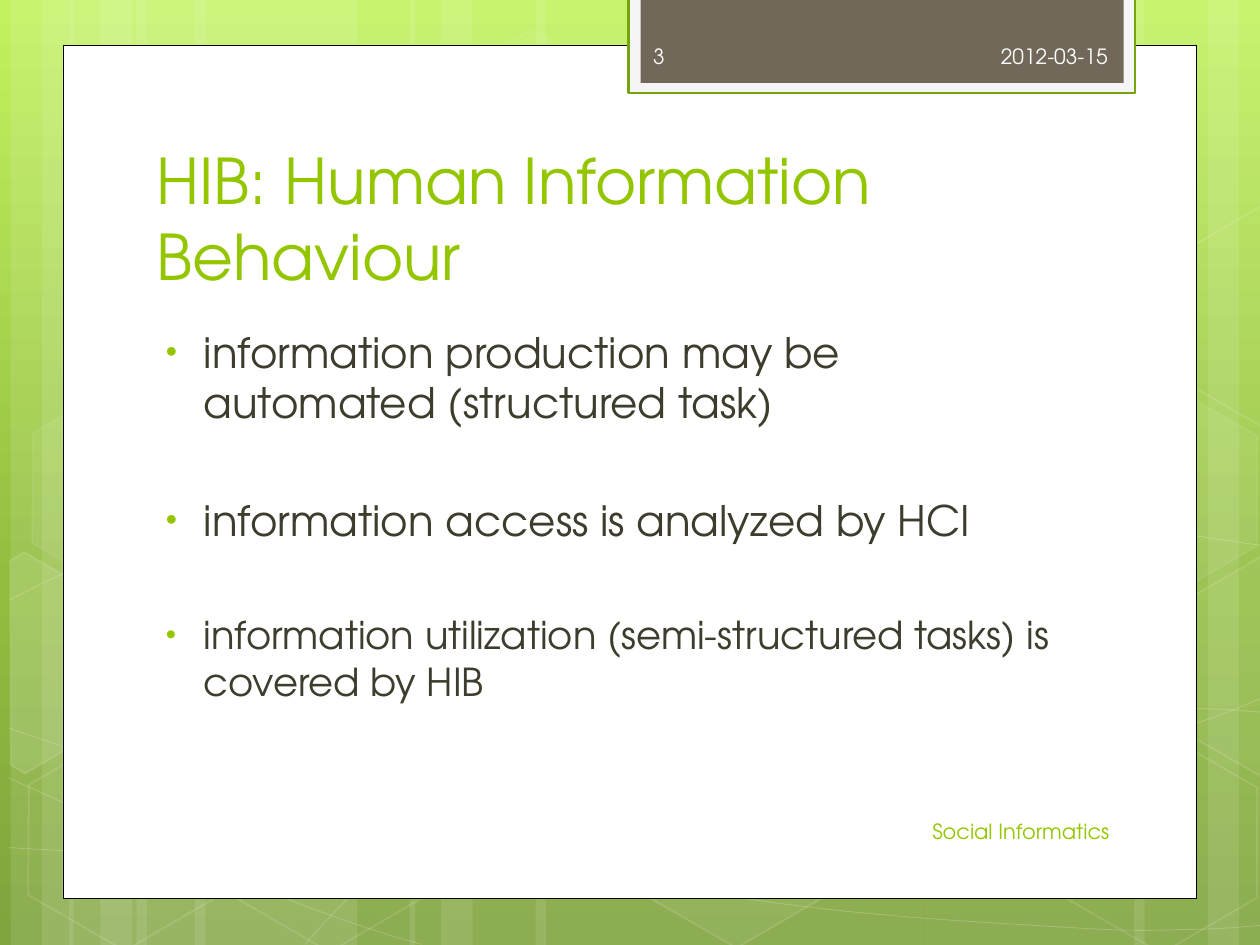
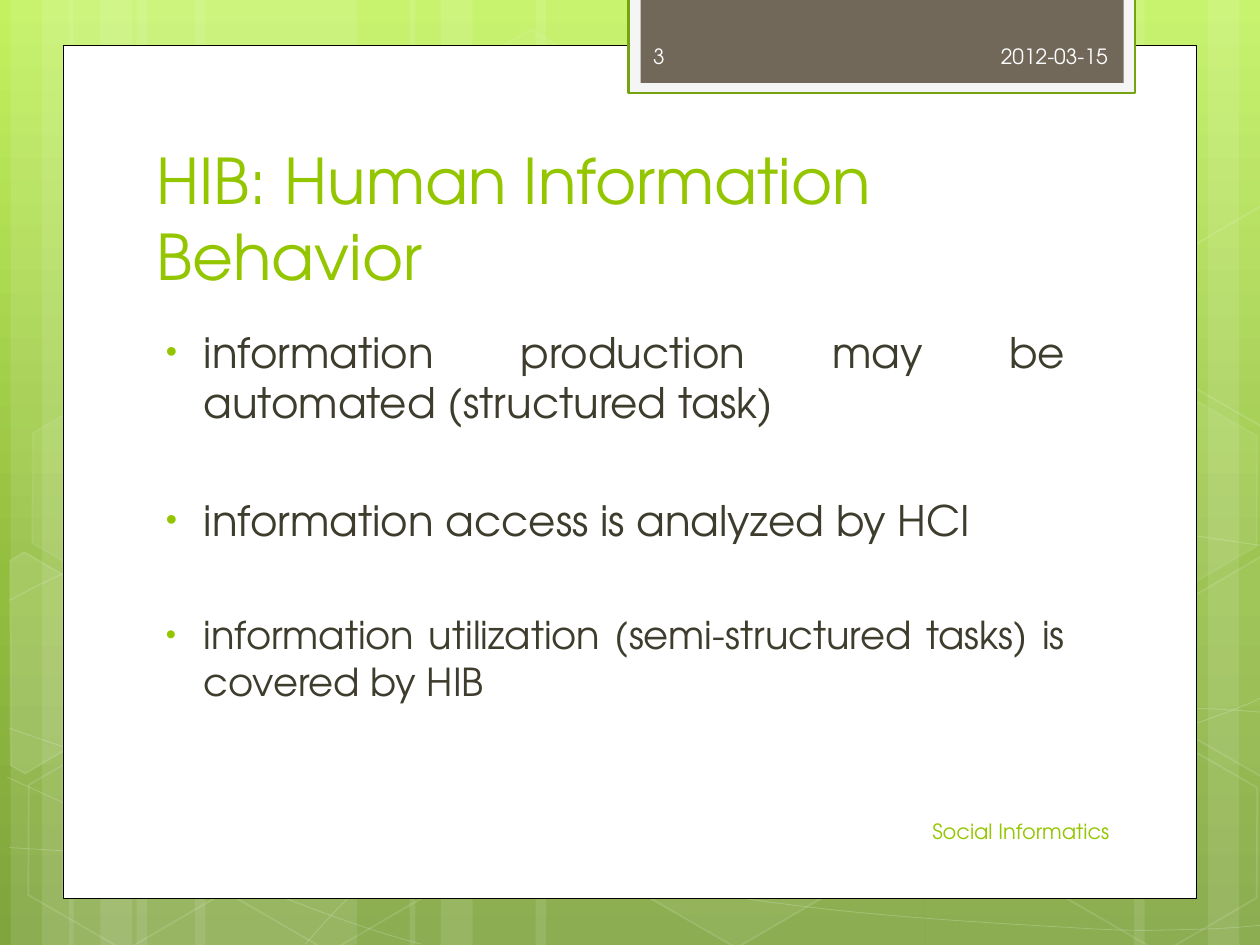
Before and after one commit to jrehwaldt/UT-12SS-Social-Informatics, a slide deck: slide 3 of 2012-03-12_Aleksandra Kurbatova_Jan Rehwaldt_Human-Computer Interaction.pptx. Drawn at 1260x945 pixels with LibreOffice and Linux fonts; fonts in the diff are those of the drawing. Boxes give left, top, right and bottom in pixels: in the first picture for what was removed or moved away, otherwise in the second. Text is boxed around its words. In the diff, an @@ line names an element or a change of style, - is before the commit and + after.

Commit message:
* final version

```diff
--- a/2012-03-12_Aleksandra Kurbatova_Jan Rehwaldt_Human-Computer Interaction.pptx
+++ b/2012-03-12_Aleksandra Kurbatova_Jan Rehwaldt_Human-Computer Interaction.pptx
@@ title at [156,157,871,281]: text changed @@
-HIB: Human Information Behaviour
+HIB: Human Information Behavior
@@ text "information production may be automated ..." at [204,337,1065,704]: alignment left to justified @@
```
Also in this commit, not shown: 3 other slides changed, 1 slide added, 1 slide removed.
